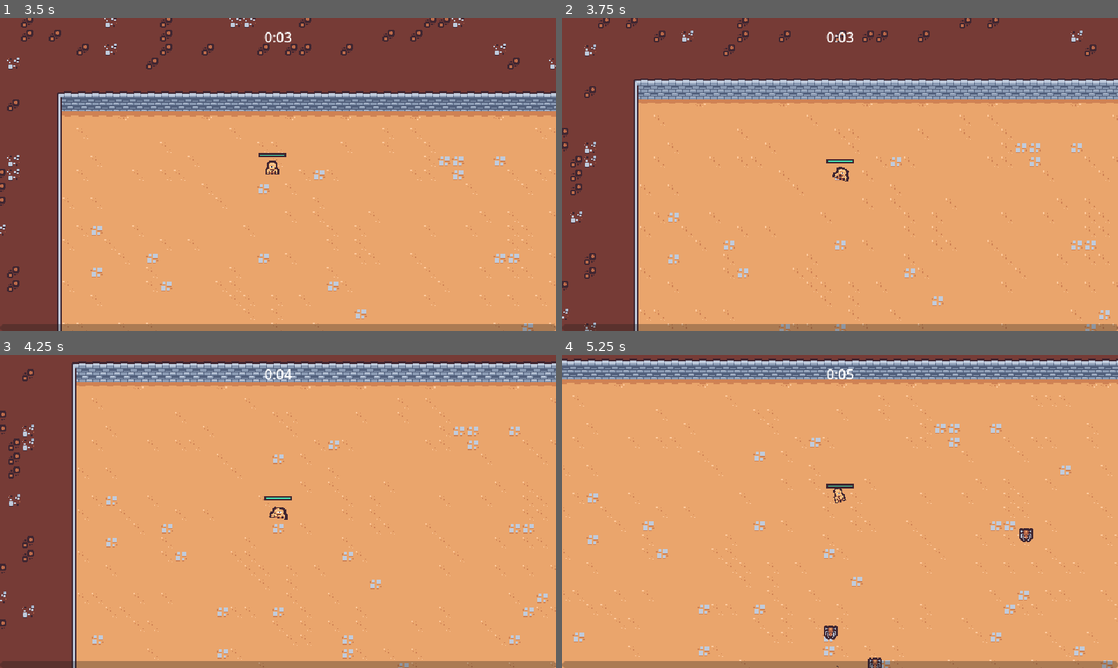
Above: before the commit, frames 1-4 (two rows, left to right).
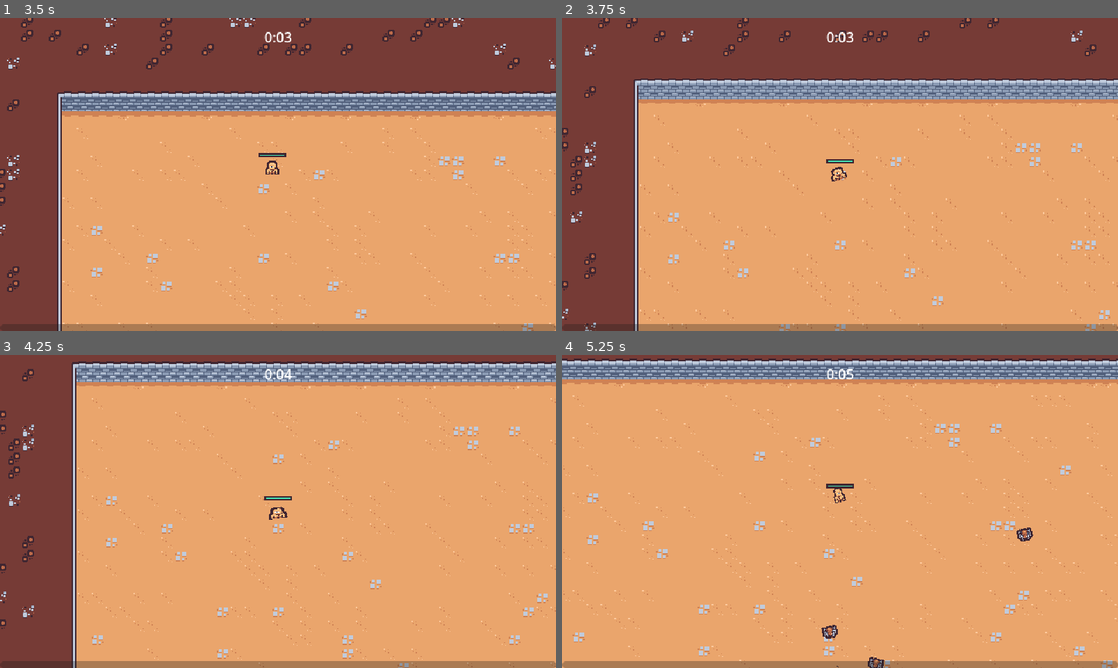
Above: after the commit, the same moments.

Repository: tiannahenrylewis/GodotCrashCourse
Game: Godot game, scene res://Scenes/Main/main.tscn
Same seed, same stepped clock (60 frames per second), same inputs: the game is played once before the commit and once after it.
Inputs (mouse positions are in pixels of both pictures, inside the frame that each line leads up to):
- Up to frame 1 (3.5 s): move the mouse to (250, 237) at 0.52 s; press the mouse at (250, 237) at 0.53 s; hold W (move_up) 0.53-2.03 s; move the mouse to (444, 221) at 1.27 s; release the mouse at (444, 221) at 1.28 s; click (444, 221) at 1.35 s; move the mouse to (111, 127) at 2.02 s; press the mouse at (111, 127) at 2.03 s; hold Left (move_left) from 2.03 s (still down); move the mouse to (305, 174) at 2.77 s; release the mouse at (305, 174) at 2.78 s; click (305, 174) at 2.85 s
- Up to frame 2 (3.75 s): move the mouse to (756, 96) at 3.52 s; release Left (move_left) at 3.53 s; press the mouse at (756, 96) at 3.53 s; hold S (move_down) from 3.53 s (still down)
- Up to frame 3 (4.25 s): keep holding S (move_down)
- Up to frame 4 (5.25 s): move the mouse to (962, 495) at 4.27 s; release S (move_down) at 4.28 s; release the mouse at (962, 495) at 4.28 s; hold D (move_right) 4.28-5.03 s; click (962, 495) at 4.35 s; move the mouse to (728, 527) at 5.02 s; press the mouse at (728, 527) at 5.03 s; hold W (move_up) from 5.03 s (still down)

Frame 1 is identical in both runs. In frame 2, less than 0.1% of the frame differs, in the area x 48-52%, y 47-53%; in frame 3, less than 0.1%; in frame 4, 0.2%, in the area x 46-85%, y 55-100%.

Commit message:
S3: Enemy Animation (Spider)

Diff:
--- /dev/null
+++ b/Scenes/Component/death_component.gd
@@ -0,0 +1,23 @@
+extends Node2D
+
+@export var health_component: Node
+@export var sprite: Sprite2D
+
+
+func _ready():
+	$GPUParticles2D.texture = sprite.texture
+	health_component.died.connect(on_died)
+
+
+func on_died():
+	if owner == null || not owner is Node2D:
+		return
+
+	var spawn_position = owner.global_position
+
+	var entities = get_tree().get_first_node_in_group("ForegroundLayer")
+	get_parent().remove_child(self)
+	entities.add_child(self)
+
+	global_position = spawn_position
+	$AnimationPlayer.play("default")
--- /dev/null
+++ b/Scenes/Component/death_component.tscn
@@ -0,0 +1,92 @@
+[gd_scene load_steps=9 format=3 uid="uid://8ifcw7djo7no"]
+
+[ext_resource type="Texture2D" uid="uid://cfxn8xhfqvap5" path="res://Scenes/GameObject/BasicEnemy/basic_enemy.png" id="1_ad6rs"]
+[ext_resource type="Script" path="res://Scenes/Component/death_component.gd" id="1_pp2ek"]
+
+[sub_resource type="Animation" id="Animation_v2bo7"]
+length = 0.001
+tracks/0/type = "value"
+tracks/0/imported = false
+tracks/0/enabled = true
+tracks/0/path = NodePath("GPUParticles2D:emitting")
+tracks/0/interp = 1
+tracks/0/loop_wrap = true
+tracks/0/keys = {
+"times": PackedFloat32Array(0),
+"transitions": PackedFloat32Array(1),
+"update": 1,
+"values": [false]
+}
+
+[sub_resource type="Animation" id="Animation_7g4jy"]
+resource_name = "default"
+tracks/0/type = "value"
+tracks/0/imported = false
+tracks/0/enabled = true
+tracks/0/path = NodePath("GPUParticles2D:emitting")
+tracks/0/interp = 1
+tracks/0/loop_wrap = true
+tracks/0/keys = {
+"times": PackedFloat32Array(0),
+"transitions": PackedFloat32Array(1),
+"update": 1,
+"values": [true]
+}
+tracks/1/type = "method"
+tracks/1/imported = false
+tracks/1/enabled = true
+tracks/1/path = NodePath(".")
+tracks/1/interp = 1
+tracks/1/loop_wrap = true
+tracks/1/keys = {
+"times": PackedFloat32Array(1),
+"transitions": PackedFloat32Array(1),
+"values": [{
+"args": [],
+"method": &"queue_free"
+}]
+}
+
+[sub_resource type="AnimationLibrary" id="AnimationLibrary_vnbwp"]
+_data = {
+"RESET": SubResource("Animation_v2bo7"),
+"default": SubResource("Animation_7g4jy")
+}
+
+[sub_resource type="Curve" id="Curve_6j0u1"]
+_data = [Vector2(0, 1), 0.0, 0.0, 0, 0, Vector2(0.5, 1), 0.0, 0.0, 0, 0, Vector2(1, 0), -3.86643, 0.0, 0, 0]
+point_count = 3
+
+[sub_resource type="CurveTexture" id="CurveTexture_2di6k"]
+curve = SubResource("Curve_6j0u1")
+
+[sub_resource type="ParticleProcessMaterial" id="ParticleProcessMaterial_bkb2u"]
+particle_flag_disable_z = true
+direction = Vector3(2.08165e-12, -1, 2.08165e-12)
+spread = 10.0
+gravity = Vector3(2.08165e-12, 800, 2.08165e-12)
+initial_velocity_min = 175.0
+initial_velocity_max = 250.0
+angular_velocity_min = -1000.0
+angular_velocity_max = 1000.0
+orbit_velocity_min = 0.0
+orbit_velocity_max = 0.0
+scale_curve = SubResource("CurveTexture_2di6k")
+
+[node name="DeathComponent" type="Node2D"]
+script = ExtResource("1_pp2ek")
+
+[node name="AnimationPlayer" type="AnimationPlayer" parent="."]
+libraries = {
+"": SubResource("AnimationLibrary_vnbwp")
+}
+
+[node name="GPUParticles2D" type="GPUParticles2D" parent="."]
+emitting = false
+amount = 1
+process_material = SubResource("ParticleProcessMaterial_bkb2u")
+texture = ExtResource("1_ad6rs")
+lifetime = 0.5
+one_shot = true
+fixed_fps = 0
+interpolate = false
--- a/Scenes/GameObject/BasicEnemy/basic_enemy.gd
+++ b/Scenes/GameObject/BasicEnemy/basic_enemy.gd
@@ -3,7 +3,6 @@
 const MAX_SPEED = 50
 
 @onready var health_component: HealthComponent = $HealthComponent
-
 
 # Called every frame. 'delta' is the elapsed time since the previous frame.
 func _process(delta):
--- a/Scenes/GameObject/BasicEnemy/basic_enemy.tscn
+++ b/Scenes/GameObject/BasicEnemy/basic_enemy.tscn
@@ -1,10 +1,97 @@
-[gd_scene load_steps=8 format=3 uid="uid://ciiskoocl5t8s"]
+[gd_scene load_steps=12 format=3 uid="uid://ciiskoocl5t8s"]
 
 [ext_resource type="Texture2D" uid="uid://cfxn8xhfqvap5" path="res://Scenes/GameObject/BasicEnemy/basic_enemy.png" id="1_1r08b"]
 [ext_resource type="Script" path="res://Scenes/GameObject/BasicEnemy/basic_enemy.gd" id="1_k2vko"]
 [ext_resource type="PackedScene" uid="uid://cu2xogii0nmi0" path="res://Scenes/Component/health_component.tscn" id="2_2u118"]
 [ext_resource type="PackedScene" uid="uid://dtosx6e068c5" path="res://Scenes/Component/vial_drop_component.tscn" id="3_atp54"]
+[ext_resource type="PackedScene" uid="uid://8ifcw7djo7no" path="res://Scenes/Component/death_component.tscn" id="4_b83wk"]
 [ext_resource type="PackedScene" uid="uid://cqrebo0pdy0p0" path="res://Scenes/Component/hurtbox_component.tscn" id="4_hj6ng"]
+
+[sub_resource type="Animation" id="Animation_fc6th"]
+length = 0.001
+tracks/0/type = "value"
+tracks/0/imported = false
+tracks/0/enabled = true
+tracks/0/path = NodePath("Sprite2D:position")
+tracks/0/interp = 1
+tracks/0/loop_wrap = true
+tracks/0/keys = {
+"times": PackedFloat32Array(0),
+"transitions": PackedFloat32Array(1),
+"update": 0,
+"values": [Vector2(0, 0)]
+}
+tracks/1/type = "value"
+tracks/1/imported = false
+tracks/1/enabled = true
+tracks/1/path = NodePath("Sprite2D:rotation")
+tracks/1/interp = 1
+tracks/1/loop_wrap = true
+tracks/1/keys = {
+"times": PackedFloat32Array(0),
+"transitions": PackedFloat32Array(1),
+"update": 0,
+"values": [0.0]
+}
+tracks/2/type = "value"
+tracks/2/imported = false
+tracks/2/enabled = true
+tracks/2/path = NodePath("Sprite2D:scale")
+tracks/2/interp = 1
+tracks/2/loop_wrap = true
+tracks/2/keys = {
+"times": PackedFloat32Array(0),
+"transitions": PackedFloat32Array(1),
+"update": 0,
+"values": [Vector2(1, 1)]
+}
+
+[sub_resource type="Animation" id="Animation_n2kn2"]
+resource_name = "walk"
+length = 0.4
+loop_mode = 1
+tracks/0/type = "value"
+tracks/0/imported = false
+tracks/0/enabled = true
+tracks/0/path = NodePath("Sprite2D:position")
+tracks/0/interp = 2
+tracks/0/loop_wrap = true
+tracks/0/keys = {
+"times": PackedFloat32Array(0, 0.1, 0.2, 0.3),
+"transitions": PackedFloat32Array(1, 1, 1, 1),
+"update": 0,
+"values": [Vector2(0, 0), Vector2(-1, -2), Vector2(2.38419e-07, -1.22807e-09), Vector2(1, -2)]
+}
+tracks/1/type = "value"
+tracks/1/imported = false
+tracks/1/enabled = true
+tracks/1/path = NodePath("Sprite2D:rotation")
+tracks/1/interp = 2
+tracks/1/loop_wrap = true
+tracks/1/keys = {
+"times": PackedFloat32Array(0, 0.1, 0.2, 0.3),
+"transitions": PackedFloat32Array(1, 1, 1, 1),
+"update": 0,
+"values": [0.0, -0.349066, 3.48787e-16, 0.349066]
+}
+tracks/2/type = "value"
+tracks/2/imported = false
+tracks/2/enabled = true
+tracks/2/path = NodePath("Sprite2D:scale")
+tracks/2/interp = 2
+tracks/2/loop_wrap = true
+tracks/2/keys = {
+"times": PackedFloat32Array(0, 0.1, 0.2, 0.3),
+"transitions": PackedFloat32Array(1, 2, 1, 2.63902),
+"update": 0,
+"values": [Vector2(1, 1), Vector2(1.2, 0.8), Vector2(1, 1), Vector2(1.2, 0.8)]
+}
+
+[sub_resource type="AnimationLibrary" id="AnimationLibrary_jcgwi"]
+_data = {
+"RESET": SubResource("Animation_fc6th"),
+"walk": SubResource("Animation_n2kn2")
+}
 
 [sub_resource type="CircleShape2D" id="CircleShape2D_4uydd"]
 radius = 12.0
@@ -18,10 +105,20 @@
 motion_mode = 1
 script = ExtResource("1_k2vko")
 
+[node name="AnimationPlayer" type="AnimationPlayer" parent="."]
+autoplay = "walk"
+libraries = {
+"": SubResource("AnimationLibrary_jcgwi")
+}
+
 [node name="HealthComponent" parent="." instance=ExtResource("2_2u118")]
 
 [node name="VialDropComponent" parent="." node_paths=PackedStringArray("health_component") instance=ExtResource("3_atp54")]
 health_component = NodePath("../HealthComponent")
+
+[node name="DeathComponent" parent="." node_paths=PackedStringArray("health_component", "sprite") instance=ExtResource("4_b83wk")]
+health_component = NodePath("../HealthComponent")
+sprite = NodePath("../Sprite2D")
 
 [node name="HurtboxComponent" parent="." node_paths=PackedStringArray("health_component") instance=ExtResource("4_hj6ng")]
 health_component = NodePath("../HealthComponent")
--- a/Scenes/GameObject/Player/player.gd
+++ b/Scenes/GameObject/Player/player.gd
@@ -37,9 +37,7 @@
 		animation_player.play("RESET")
 
 	var move_sign = sign(movement_vector.x)
-	if move_sign == 0:
-		visuals.scale = Vector2.ONE
-	else:
+	if move_sign != 0:
 		visuals.scale = Vector2(move_sign, 1)
 
 
--- a/Scenes/GameObject/Player/player.tscn
+++ b/Scenes/GameObject/Player/player.tscn
@@ -4,6 +4,45 @@
 [ext_resource type="Texture2D" uid="uid://yvjx28b0j31w" path="res://Scenes/GameObject/Player/player.png" id="1_v0im7"]
 [ext_resource type="PackedScene" uid="uid://cu2xogii0nmi0" path="res://Scenes/Component/health_component.tscn" id="2_5ivuk"]
 [ext_resource type="PackedScene" uid="uid://coyf4gnst42rj" path="res://Scenes/Ability/Controllers/SwordAbility/sword_ability_controller.tscn" id="2_7dofh"]
+
+[sub_resource type="Animation" id="Animation_hvcv6"]
+length = 0.001
+tracks/0/type = "value"
+tracks/0/imported = false
+tracks/0/enabled = true
+tracks/0/path = NodePath("Visuals/Sprite2D:position")
+tracks/0/interp = 1
+tracks/0/loop_wrap = true
+tracks/0/keys = {
+"times": PackedFloat32Array(0),
+"transitions": PackedFloat32Array(1),
+"update": 0,
+"values": [Vector2(0, 0)]
+}
+tracks/1/type = "value"
+tracks/1/imported = false
+tracks/1/enabled = true
+tracks/1/path = NodePath("Visuals/Sprite2D:rotation")
+tracks/1/interp = 1
+tracks/1/loop_wrap = true
+tracks/1/keys = {
+"times": PackedFloat32Array(0),
+"transitions": PackedFloat32Array(1),
+"update": 0,
+"values": [0.0]
+}
+tracks/2/type = "value"
+tracks/2/imported = false
+tracks/2/enabled = true
+tracks/2/path = NodePath("Visuals/Sprite2D:scale")
+tracks/2/interp = 1
+tracks/2/loop_wrap = true
+tracks/2/keys = {
+"times": PackedFloat32Array(0),
+"transitions": PackedFloat32Array(1),
+"update": 0,
+"values": [Vector2(1, 1)]
+}
 
 [sub_resource type="Animation" id="Animation_u6vtx"]
 resource_name = "walk"
@@ -44,45 +83,6 @@
 "transitions": PackedFloat32Array(0.75, 2.65, 1, 1),
 "update": 0,
 "values": [Vector2(1, 1), Vector2(0.8, 1.1), Vector2(1.5, 0.7), Vector2(1, 1)]
-}
-
-[sub_resource type="Animation" id="Animation_hvcv6"]
-length = 0.001
-tracks/0/type = "value"
-tracks/0/imported = false
-tracks/0/enabled = true
-tracks/0/path = NodePath("Visuals/Sprite2D:position")
-tracks/0/interp = 1
-tracks/0/loop_wrap = true
-tracks/0/keys = {
-"times": PackedFloat32Array(0),
-"transitions": PackedFloat32Array(1),
-"update": 0,
-"values": [Vector2(0, 0)]
-}
-tracks/1/type = "value"
-tracks/1/imported = false
-tracks/1/enabled = true
-tracks/1/path = NodePath("Visuals/Sprite2D:rotation")
-tracks/1/interp = 1
-tracks/1/loop_wrap = true
-tracks/1/keys = {
-"times": PackedFloat32Array(0),
-"transitions": PackedFloat32Array(1),
-"update": 0,
-"values": [0.0]
-}
-tracks/2/type = "value"
-tracks/2/imported = false
-tracks/2/enabled = true
-tracks/2/path = NodePath("Visuals/Sprite2D:scale")
-tracks/2/interp = 1
-tracks/2/loop_wrap = true
-tracks/2/keys = {
-"times": PackedFloat32Array(0),
-"transitions": PackedFloat32Array(1),
-"update": 0,
-"values": [Vector2(1, 1)]
 }
 
 [sub_resource type="AnimationLibrary" id="AnimationLibrary_3wsq6"]
